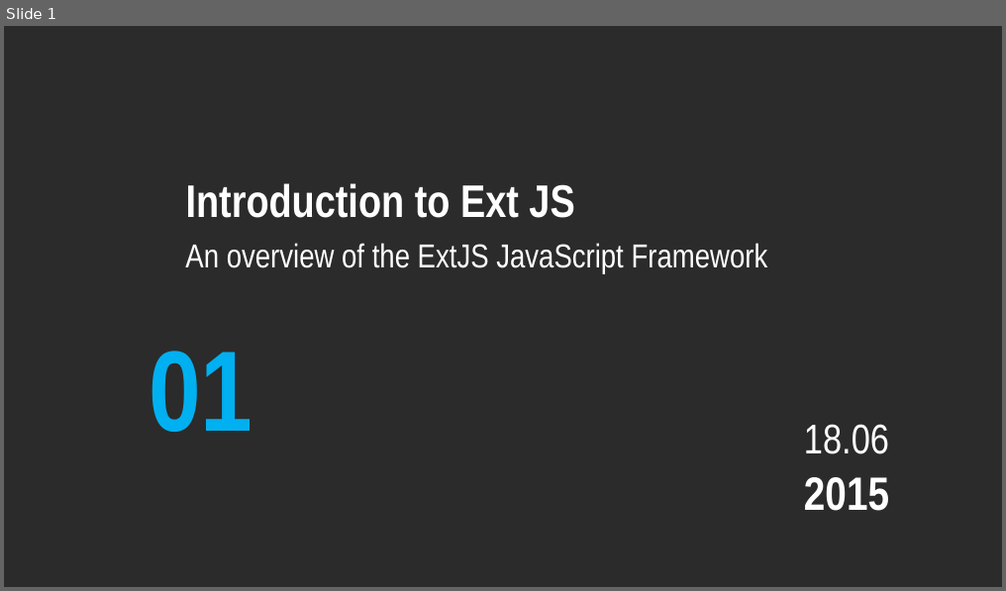
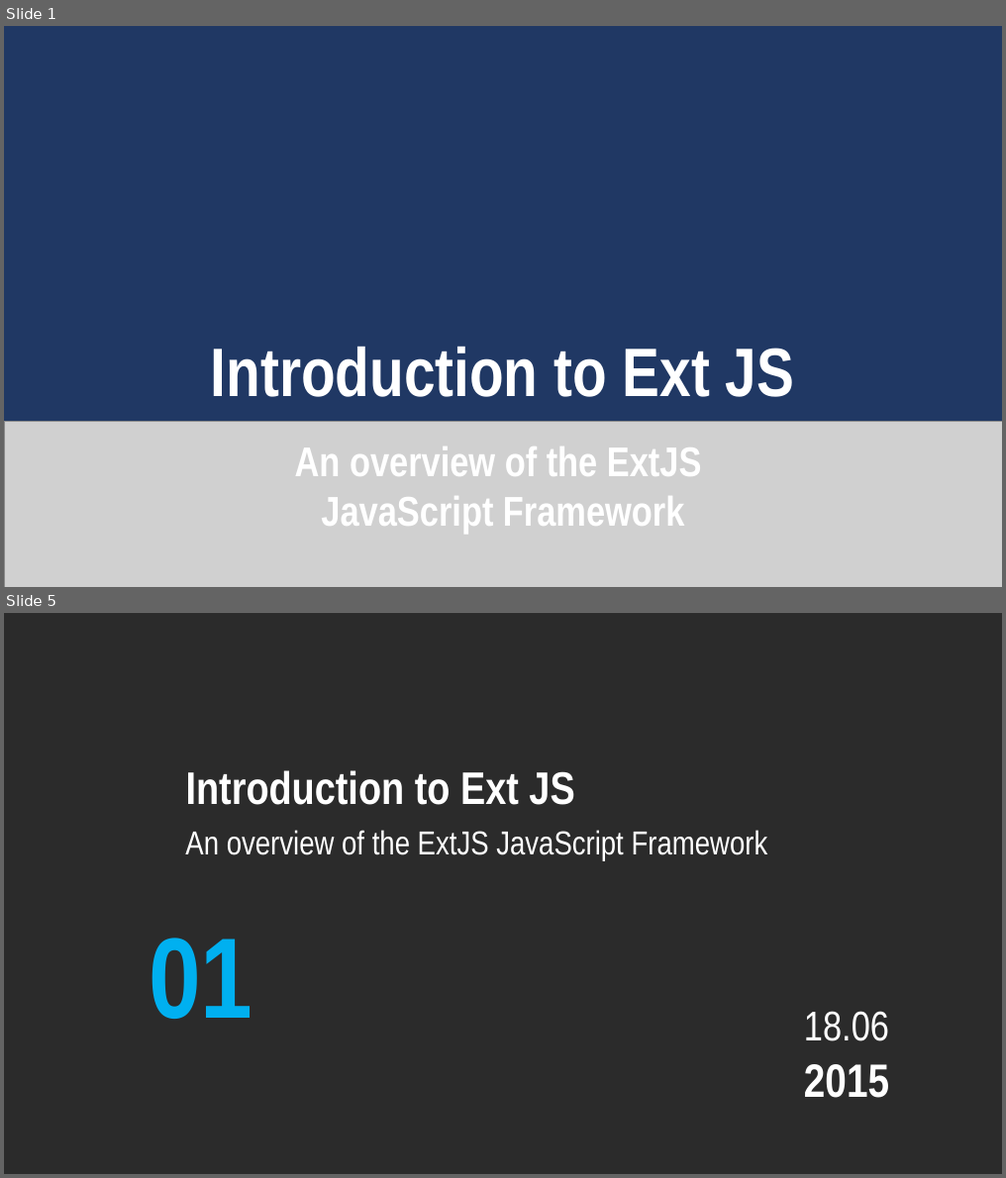
Before and after one commit to cminhho/ExtJS-Presentation, a slide deck: Introduction to Ext JS.pptx. Shown one above the other, each under a label of ours: slide 1 before the commit, slides 1 and 5 after it; the slides between them are not shown. The pictures are 1006x591 and 1006x1178 pixels, drawn with LibreOffice and Linux fonts; fonts in the diff are those of the drawing; grey boxes stand for pictures; background and template pictures are left out; a plain dark background stands for a picture behind light text. Boxes give left, top, right and bottom in pixels: in the first picture for what was removed or moved away, otherwise in the second. Text is boxed around its words. In the diff, an @@ line names an element or a change of style, - is before the commit and + after.

```diff
--- a/Introduction to Ext JS.pptx
+++ b/Introduction to Ext JS.pptx
@@ slide 1 added at [4,26,1002,587], background picture (left out) @@
@@ text added at [211,346,794,397], 66 pt, text #FFFFFF, bold @@
+Introduction to Ext JS
@@ picture added at [4,422,1002,587] @@
@@ text added at [295,447,702,534], 40 pt, text #FFFFFF, bold @@
+An overview of the ExtJS
+JavaScript Framework
@@ what was slide 1 is now slide 5 @@
```
Also in this commit, not shown: 3 other slides added, 4 other files.
